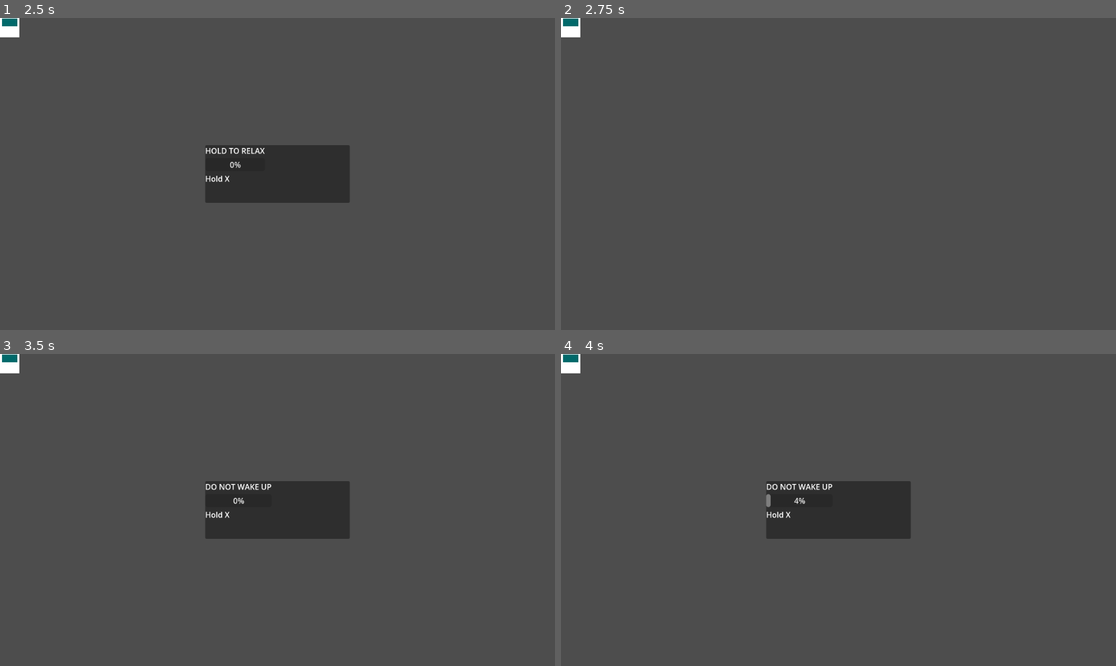
Above: before the commit, frames 1-4 (two rows, left to right).
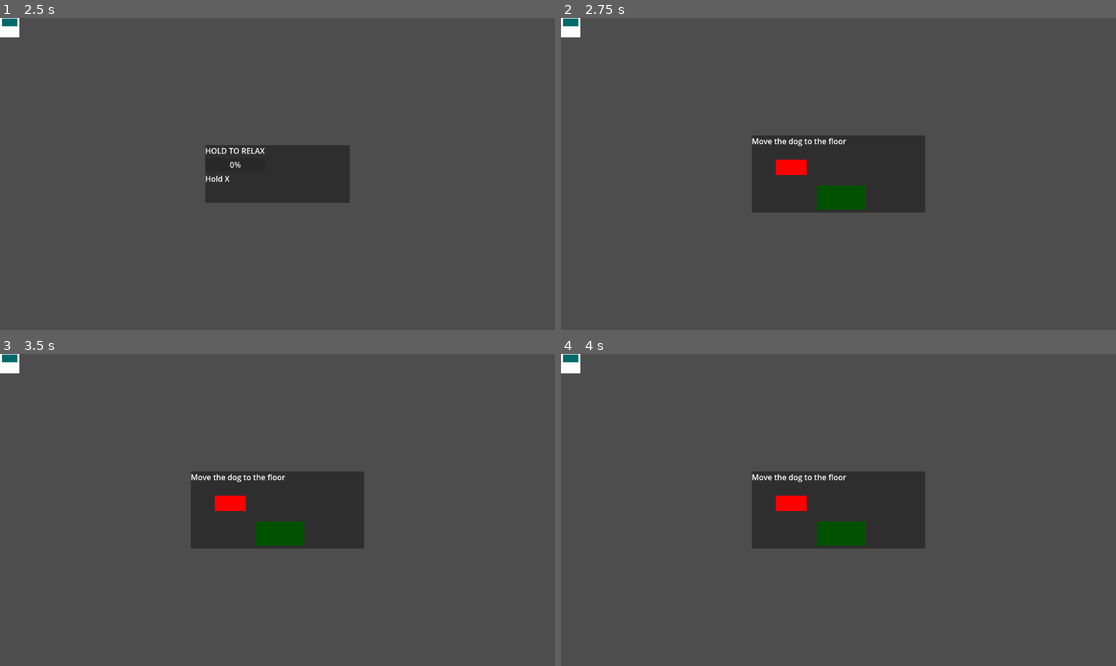
Above: after the commit, the same moments.

Repository: AiDN-Dev/let-me-sleep
Game: Godot game, scene res://Scenes/game.tscn
The game is run twice, just before and just after one commit, with the same random seed, the same clock (stepped at 60 frames per second) and the same inputs. The project has no main scene, so this scene is started directly.
Inputs (mouse positions are in pixels of both pictures, inside the frame that each line leads up to):
- Up to frame 1 (2.5 s): tap Enter at 0.5, 2 s; move the mouse to (249, 236) at 0.52 s; tap Z at 0.6 s; click (249, 236) at 0.67 s; tap Space at 1.25 s; drag from (444, 220) to (249, 236) at 1.27 s; move the mouse to (111, 127) at 2.02 s; tap C at 2.1 s; click (111, 127) at 2.17 s
- Up to frame 2 (2.75 s): no input
- Up to frame 3 (3.5 s): drag from (305, 510) to (111, 463) at 2.77 s
- Up to frame 4 (4 s): move the mouse to (755, 432) at 3.52 s; tap X at 3.6 s; click (755, 432) at 3.67 s

Frame 1 is identical in both runs. In frame 2, 7.6% of the frame differs, in the area x 34-66%, y 37-63%; in frame 3, 3.8%; in frame 4, 3.8%.

Commit message:
Added first minigame when you fail a qte

Diff:
--- a/Scenes/game.tscn
+++ b/Scenes/game.tscn
@@ -2,6 +2,8 @@
 
 [ext_resource type="Script" uid="uid://darwxehgn45y8" path="res://scripts/qte_window.gd" id="1_ebmjs"]
 [ext_resource type="Script" uid="uid://cnknpjkg77j4k" path="res://scripts/game.gd" id="1_qxrlw"]
+[ext_resource type="Script" uid="uid://dd70biocct8y1" path="res://scripts/dog_interrupt_window.gd" id="3_wrm1d"]
+[ext_resource type="Script" uid="uid://divahfntlfbln" path="res://scripts/dog.gd" id="4_3dryh"]
 
 [node name="Game" type="Node2D" unique_id=1645798551]
 script = ExtResource("1_qxrlw")
@@ -51,3 +53,40 @@
 [node name="HintLabel" type="Label" parent="UI/QTEWindow/VBoxContainer" unique_id=528699800]
 layout_mode = 2
 text = "Hint/Timer"
+
+[node name="DogInterruptWindow" type="Panel" parent="UI" unique_id=1729521788]
+visible = false
+anchors_preset = 8
+anchor_left = 0.5
+anchor_top = 0.5
+anchor_right = 0.5
+anchor_bottom = 0.5
+offset_left = -180.0
+offset_top = -80.0
+offset_right = 180.0
+offset_bottom = 80.0
+grow_horizontal = 2
+grow_vertical = 2
+script = ExtResource("3_wrm1d")
+
+[node name="Dog" type="ColorRect" parent="UI/DogInterruptWindow" unique_id=1431327290]
+layout_mode = 0
+offset_right = 64.0
+offset_bottom = 32.0
+color = Color(1, 0, 0, 1)
+script = ExtResource("4_3dryh")
+floor_node_path = NodePath("../Floor")
+
+[node name="Floor" type="ColorRect" parent="UI/DogInterruptWindow" unique_id=1724974484]
+layout_mode = 0
+offset_left = 135.0
+offset_top = 104.0
+offset_right = 235.0
+offset_bottom = 154.0
+color = Color(1.3897754e-06, 0.32097825, 1.4439226e-07, 1)
+
+[node name="InstructionLabel" type="Label" parent="UI/DogInterruptWindow" unique_id=254534964]
+layout_mode = 0
+offset_right = 40.0
+offset_bottom = 23.0
+text = "Move the dog to the floor"
--- /dev/null
+++ b/scripts/dog.gd
@@ -0,0 +1,29 @@
+extends ColorRect
+
+signal drag_finished
+
+@export var floor_node_path: NodePath
+@onready var floor = get_node(floor_node_path)
+
+var dragging := false
+var drag_offset := Vector2.ZERO
+
+func _gui_input(event: InputEvent) -> void:
+	if event is InputEventMouseButton and event.button_index == MOUSE_BUTTON_LEFT:
+		if event.pressed:
+			# Check if mouse is inside the dog
+			if Rect2(Vector2.ZERO, size).has_point(get_local_mouse_position()):
+				dragging = true
+				drag_offset = position - get_local_mouse_position()
+		else:
+			if dragging:
+				dragging = false
+				check_completion()
+	elif event is InputEventMouseMotion and dragging:
+		position = get_local_mouse_position() + drag_offset
+
+func check_completion() -> void:
+	var dog_rect = Rect2(position, size)
+	var floor_rect = Rect2(floor.position, floor.size)
+	if dog_rect.intersects(floor_rect):
+		emit_signal("drag_finished")
--- /dev/null
+++ b/scripts/dog_interrupt_window.gd
@@ -0,0 +1,14 @@
+extends Panel
+
+signal interruption_finished
+
+@onready var dog = $Dog
+
+func start_interruption():
+	show()
+	dog.position = Vector2(50, 50)
+	dog.connect("drag_finished", Callable(self, "_finish"), CONNECT_ONE_SHOT)
+
+func _finish():
+	hide()
+	emit_signal("interruption_finished")
--- a/scripts/game.gd
+++ b/scripts/game.gd
@@ -1,6 +1,7 @@
 extends Node2D
 
 @onready var qte_window = $UI/QTEWindow
+@onready var dog_window = $UI/DogInterruptWindow
 
 var rng := RandomNumberGenerator.new()
 
@@ -30,5 +31,10 @@
 	if success:
 		start_sleep()
 	else:
-		# Right now failure restarts the loop
-		start_sleep()
+		# open dog interruption instead of restarting loop
+		dog_window.start_interruption()
+		dog_window.connect("interruption_finished", Callable(self, "_on_dog_finished"), CONNECT_ONE_SHOT)
+
+func _on_dog_finished():
+	dog_window.hide()
+	start_sleep()
Not shown, added: scripts/dog.gd.uid
Not shown, added: scripts/dog_interrupt_window.gd.uid
